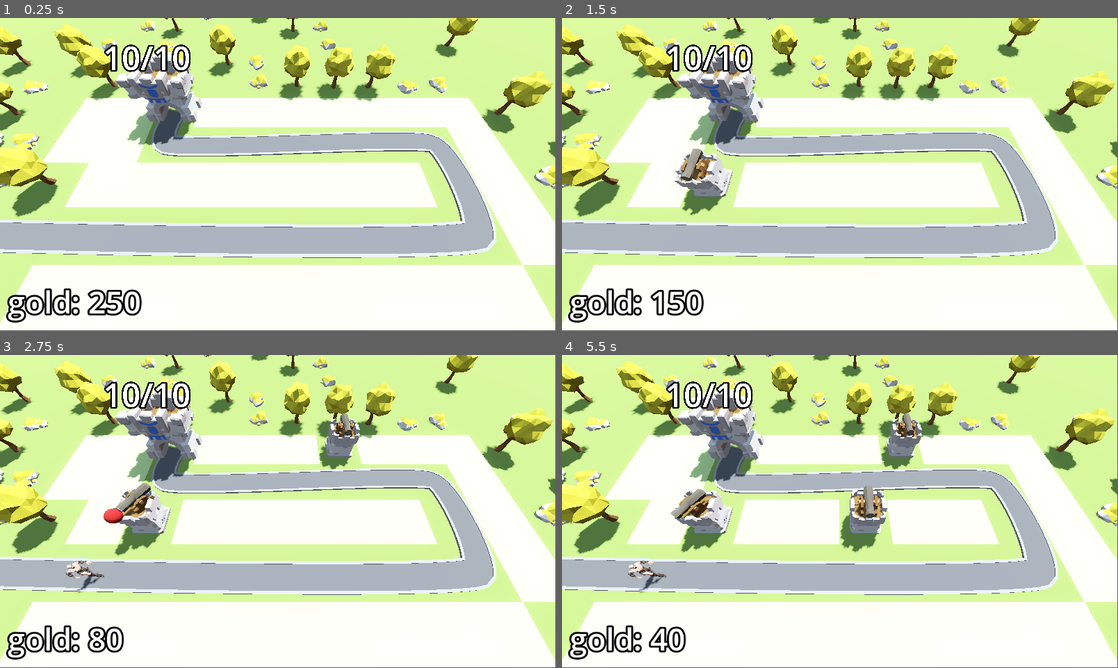
Above: before the commit, frames 1-4 (two rows, left to right).
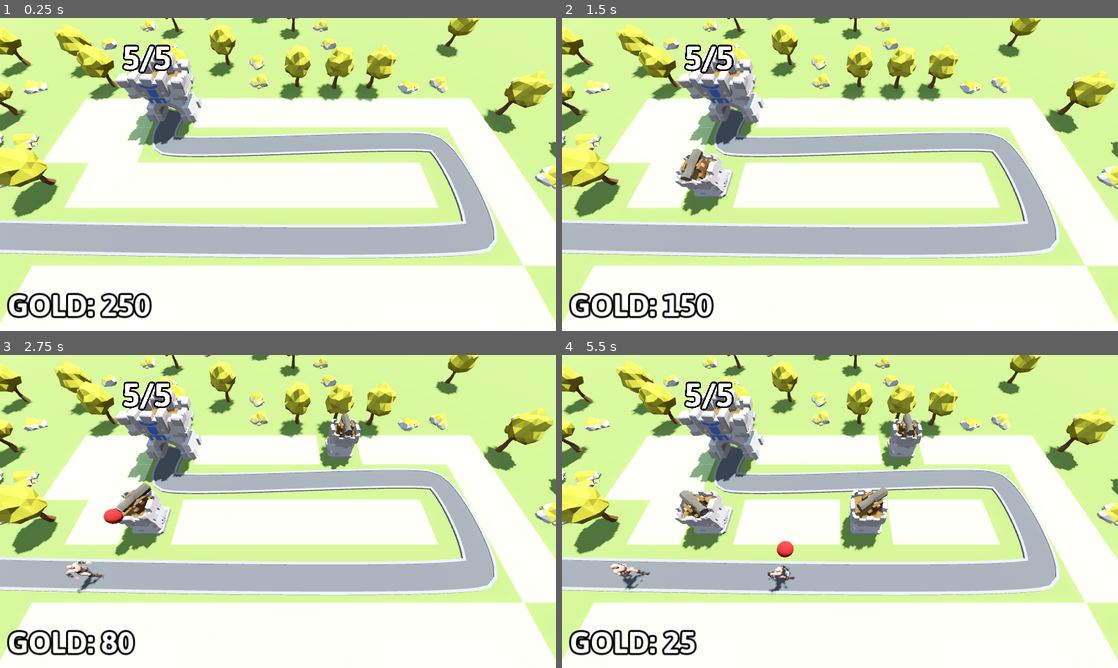
Above: after the commit, the same moments.

Repository: vibrunazo/godot-barbarian
Game: Godot game, scene res://levels/base_level.tscn
Two runs of this game, one before a commit and one after it. Both use one fixed random seed, a clock stepped at 60 frames per second and the inputs below.
Inputs (mouse positions are in pixels of both pictures, inside the frame that each line leads up to):
- Up to frame 1 (0.25 s): no input
- Up to frame 2 (1.5 s): tap Enter at 0.5 s; move the mouse to (962, 158) at 0.52 s; press the mouse at (962, 158) at 0.53 s; tap Space at 1.25 s; move the mouse to (728, 190) at 1.27 s; release the mouse at (728, 190) at 1.28 s; tap S (toggle_speed) at 1.35 s
- Up to frame 3 (2.75 s): move the mouse to (333, 442) at 2.02 s; press the mouse at (333, 442) at 2.03 s
- Up to frame 4 (5.5 s): move the mouse to (812, 574) at 2.77 s; release the mouse at (812, 574) at 2.78 s; tap S (toggle_speed) at 2.85, 4.35 s; move the mouse to (1006, 558) at 3.52 s; press the mouse at (1006, 558) at 3.53 s; move the mouse to (673, 464) at 4.27 s; release the mouse at (673, 464) at 4.28 s; move the mouse to (867, 511) at 5.02 s; press the mouse at (867, 511) at 5.03 s
In our replay, the window is 799x449 before the commit and 800x450 after it. These sizes can differ from the game's own. Grey fills any space a smaller window leaves; there, only what the larger window draws over its background counts as a difference.

The runs differ from the first frame. In frame 1, 6.0% of the frame differs, in the area x 0-100%, y 0-98%; in frame 2, 6.2%; in frame 3, 6.4%; in frame 4, 7.8%.

Commit message:
64. Polish and Balance

Diff:
--- a/base/base.tscn
+++ b/base/base.tscn
@@ -1,16 +1,17 @@
-[gd_scene load_steps=3 format=3 uid="uid://kug8lkxaigw"]
+[gd_scene load_steps=4 format=3 uid="uid://kug8lkxaigw"]
 
 [ext_resource type="Script" path="res://base/base.gd" id="1_tvla3"]
+[ext_resource type="FontFile" uid="uid://bda1tt30b3g36" path="res://assets/fonts/Asap-Bold.ttf" id="2_1p4mx"]
 [ext_resource type="PackedScene" uid="uid://wo5iqser8p2r" path="res://assets/Base.glb" id="2_vot4s"]
 
 [node name="Base" type="Node3D" groups=["base"]]
 script = ExtResource("1_tvla3")
-max_health = 10
 
 [node name="Label3D" type="Label3D" parent="."]
 transform = Transform3D(1, 0, 0, 0, 1, 0, 0, 0, 1, 0, 5.5, 0)
 billboard = 1
 text = "5"
+font = ExtResource("2_1p4mx")
 font_size = 500
 outline_size = 100
 
--- a/game/difficulty_manager.tscn
+++ b/game/difficulty_manager.tscn
@@ -9,14 +9,14 @@
 point_count = 2
 
 [sub_resource type="Curve" id="Curve_at8qg"]
-min_value = 10.0
-max_value = 40.0
-_data = [Vector2(0, 10), 0.0, 30.0, 0, 1, Vector2(1, 40), 30.0, 0.0, 1, 0]
+min_value = 15.0
+max_value = 130.0
+_data = [Vector2(0, 15), 0.0, 115.0, 0, 1, Vector2(1, 130), 115.0, 0.0, 1, 0]
 point_count = 2
 
 [node name="DifficultyManager" type="Node"]
 script = ExtResource("1_cklnc")
-game_length = 60.0
+game_length = 180.0
 spawn_time_curve = SubResource("Curve_6be53")
 enemy_health_curve = SubResource("Curve_at8qg")
 
--- a/levels/base_level.tscn
+++ b/levels/base_level.tscn
@@ -8,6 +8,7 @@
 [ext_resource type="Script" path="res://turret/turret_manager.gd" id="5_dijc4"]
 [ext_resource type="PackedScene" uid="uid://dca1j4a74265h" path="res://turret/turret.tscn" id="6_do3xi"]
 [ext_resource type="Script" path="res://ui/bank.gd" id="8_a5n27"]
+[ext_resource type="Theme" uid="uid://si8luw741mv3" path="res://ui/theme.tres" id="8_x22il"]
 [ext_resource type="PackedScene" uid="uid://cm8tu3u7up1dp" path="res://game/difficulty_manager.tscn" id="9_48gdr"]
 [ext_resource type="PackedScene" uid="uid://b6vx3yew3vwyq" path="res://ui/victory_layer.tscn" id="10_6gjld"]
 
@@ -130,6 +131,7 @@
 grow_horizontal = 2
 grow_vertical = 2
 mouse_filter = 2
+theme = ExtResource("8_x22il")
 theme_override_constants/margin_left = 16
 theme_override_constants/margin_top = 16
 theme_override_constants/margin_right = 16
@@ -142,6 +144,7 @@
 size_flags_vertical = 8
 text = "placeholder"
 label_settings = SubResource("LabelSettings_njm1j")
+uppercase = true
 
 [node name="DifficultyManager" parent="." instance=ExtResource("9_48gdr")]
 
--- a/project.godot
+++ b/project.godot
@@ -24,6 +24,10 @@
 gdscript/warnings/unused_parameter=0
 gdscript/warnings/untyped_declaration=1
 
+[display]
+
+window/stretch/mode="canvas_items"
+
 [global_group]
 
 base=""
@@ -45,3 +49,7 @@
 "events": [Object(InputEventMouseButton,"resource_local_to_scene":false,"resource_name":"","device":-1,"window_id":0,"a …(253 unchanged characters)…
 ]
 }
+
+[rendering]
+
+anti_aliasing/quality/msaa_3d=2
--- /dev/null
+++ b/ui/theme.tres
@@ -0,0 +1,6 @@
+[gd_resource type="Theme" load_steps=2 format=3 uid="uid://si8luw741mv3"]
+
+[ext_resource type="FontFile" uid="uid://bda1tt30b3g36" path="res://assets/fonts/Asap-Bold.ttf" id="1_48tie"]
+
+[resource]
+default_font = ExtResource("1_48tie")
--- a/ui/victory_layer.tscn
+++ b/ui/victory_layer.tscn
@@ -1,7 +1,8 @@
-[gd_scene load_steps=4 format=3 uid="uid://b6vx3yew3vwyq"]
+[gd_scene load_steps=5 format=3 uid="uid://b6vx3yew3vwyq"]
 
 [ext_resource type="Script" path="res://ui/victory_layer.gd" id="1_kq5ss"]
 [ext_resource type="Texture2D" uid="uid://bvaml7w2r6e1i" path="res://ui/tex/star.png" id="2_fkf13"]
+[ext_resource type="Theme" uid="uid://si8luw741mv3" path="res://ui/theme.tres" id="2_gcqka"]
 
 [sub_resource type="LabelSettings" id="LabelSettings_elhpc"]
 font_size = 96
@@ -25,6 +26,7 @@
 anchor_bottom = 1.0
 grow_horizontal = 2
 grow_vertical = 2
+theme = ExtResource("2_gcqka")
 
 [node name="PanelContainer" type="PanelContainer" parent="CenterContainer"]
 custom_minimum_size = Vector2(400, 400)
@@ -93,6 +95,7 @@
 
 [node name="HBoxContainer" type="HBoxContainer" parent="CenterContainer/PanelContainer/VBoxContainer"]
 layout_mode = 2
+size_flags_vertical = 10
 
 [node name="RetryButton" type="Button" parent="CenterContainer/PanelContainer/VBoxContainer/HBoxContainer"]
 layout_mode = 2
Binary file added: assets/fonts/Asap-Bold.ttf
Not shown, added: assets/fonts/Asap-Bold.ttf.import
Not shown: 1 places in levels/base_level.tscn that only renumber resources
